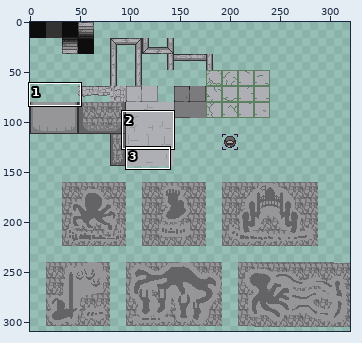
File history of a sprite sheet, assets/images/terrains/semi_surface.v.2.png. The picture above shows the old version from afar; the outline marks the close-up.
Close-up. First the earlier version:
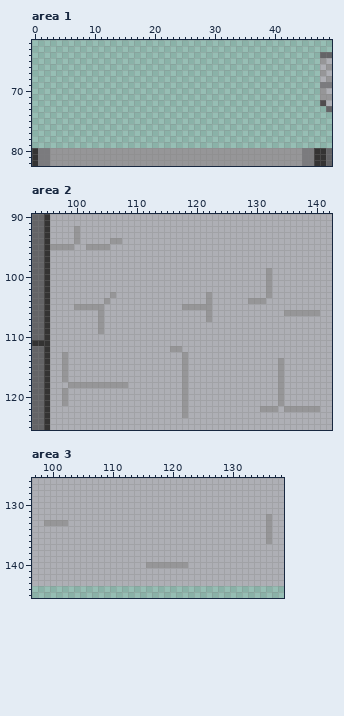
The file is 320x320 pixels. Colours within 5 levels of each other are drawn and written as one. Shown: area 1: x 0..49, y 62..82; area 2: x 93..142, y 90..125; area 3: x 97..138, y 126..145. The wide view leaves out empty margins. The commit also changed other parts of the picture, which this record leaves out.
After:
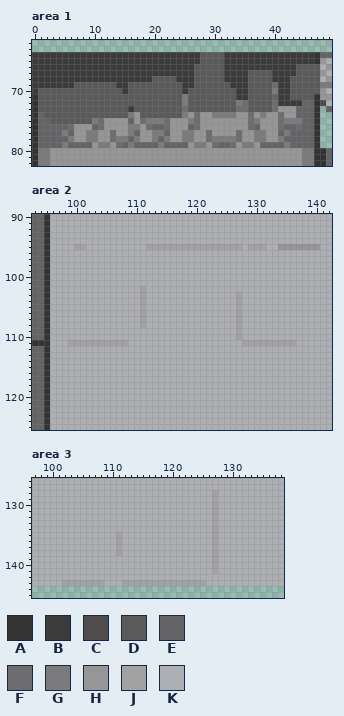
Palette (. is transparent): A #343333  B #3b3b3b  C #504c4e  D #5a5a5a  E #646467  F #6d6d70  G #7b7b7e  H #969698  J #a2a2a2  K #aeafb5
Change:
Changed rows in their new state; - is an unchanged pixel.
Area 1:
first column x 0:
64 BBBBBBBBBBBBBBBBBBBBBBBBBBBBDDDDBBBBBBBBBBBBBBBA
65 BBBBBBBBBBBBBBBBBBBBBBBBBBBBDDDDBBBBBBBBBBBBBBBA
66 BBBBBBBBBBBBBBBBBBBBBBBBBBBDDDDDBBBBBBBBBBBBDDDD
67 BBBBBBBBBBBBBBBBBBBBBBBBBBBDDDDDBBBBDDDDBBBBDDDD
68 BBBBBBBBBBBBBBBBBBBBDDDDBBBDDDDDBBBBDDDDBBBDDDDD
69 BBBBBBBDDDDDDDBBDDDDDDDDDBBDDDDDDBBBDDDDFBBDDDDD
70 BDDDDDDDDDDDDDDBDDDDDDDDDBDDDDDDDDBBDDDDGBBDDDDD
71 ADDDDDDDDDDDDDDDDDDDDDDDDGDDDDDDDDBBDDDDEBBDDDDA
72 ADDDDDDDDDDDDDDDDDDDDDDDDGDDDDDDDDGFDDDDFBBBBEEA
73 ADDDDDDDDDDDDDDDBDDDDDDDDFDDDDDDDDFFDDDDFHHHEEEA
74 AEDDDDDDDDDDDDDDGHDDDDDDDGHFHHGGGGHHFHGHHFHHEEEA
75 AEEDDDDDDDGFHHHHEHFGGGFHHHGFHHHHHHHHFGHHHFGGGEEA
76 AEEEEEFHHHEFHHHHGGHFEEFHHHEFHHHHHHHHFEHHHFEEFEEA
77 AEEEEGEHHGGHHFHHGEHHGGEHHGGHHFHHHHFHHGGHHEGEEEEA
78 AEEEEEGHHGGHHFGGEGHHGEGHHGGHHFGGGGFHHGGHHGEEEEEA
79 AEEEEGEEEEHGGHFEGEEEEGEEEEHGGHFEEFHGGHEEEEGEEEEA
Area 2:
first column x 96:
 92 ----K----------------------------------------
 93 ----K----------------------------------------
 94 ----K-----KK---------------------------------
 95 KKKKJJKKKK------JJJJJJJJJJJJJJJJ-JJJ--HHHHHHH
first column x 98:
 99 ----------------------------------K--------
100 ----------------------------------K--------
101 ----------------------------------K--------
102 -------------J--------------------K--------
103 --------K----J----------K----J----K--------
104 -------K-----J----------K----J-KKK---------
105 --KKKKK------J------KKKKK----J-------------
106 ------K------J----------K----J-------KKKKKK
107 ------K------J----------K----J-------------
108 ------K------J---------------J-------------
109 ------K----------------------J-------------
110 -----------------------------J-------------
111 -JJJJJJJJJJ-------------------JJJJJJJJJ----
112 ------------------KK-----------------------
113 K-------------------K----------------------
114 K-------------------K---------------K------
115 K-------------------K---------------K------
116 K-------------------K---------------K------
117 K-------------------K---------------K------
118 -KKKKKKKKKK---------K---------------K------
119 K-------------------K---------------K------
120 K-------------------K---------------K------
121 K-------------------K---------------K------
122 --------------------K------------KKK-KKKKKK
123 --------------------K----------------------
Area 3:
first column x 99:
128 ----------------------------J---------
129 ----------------------------J---------
130 ----------------------------J---------
131 ----------------------------J---------
132 ----------------------------J--------K
133 KKKK------------------------J--------K
134 ----------------------------J--------K
135 ------------J---------------J--------K
136 ------------J---------------J--------K
137 ------------J---------------J---------
138 ------------J---------------J---------
139 ----------------------------J---------
140 -----------------KKKKKKK----J---------
141 ----------------------------J---------
143 ---JJJJJJJ---JJJJJJJJJJJJJJ-----------
